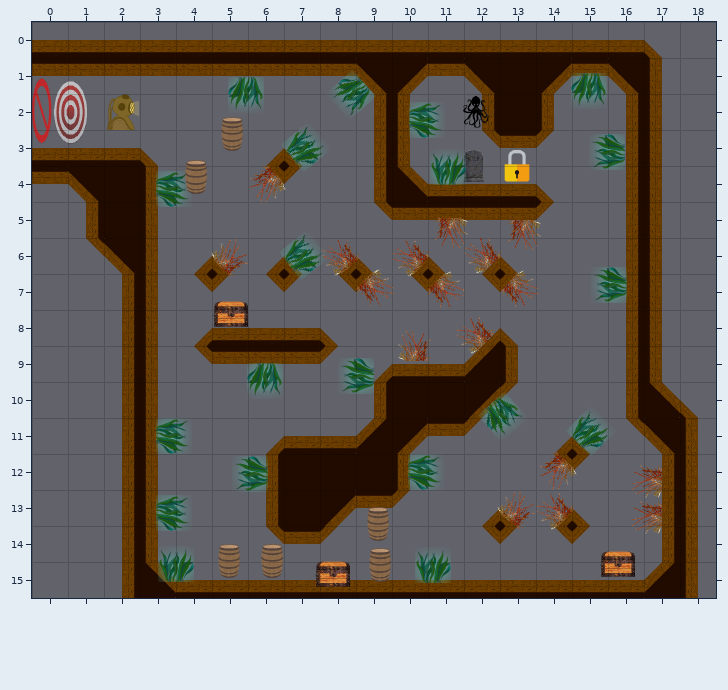
Tiled map (JSON): core/assets/levels/Golden5.json. Above: the version before the commit.
Cells are 100x100 px. Shown: x 0..18, y 0..15.
The result:
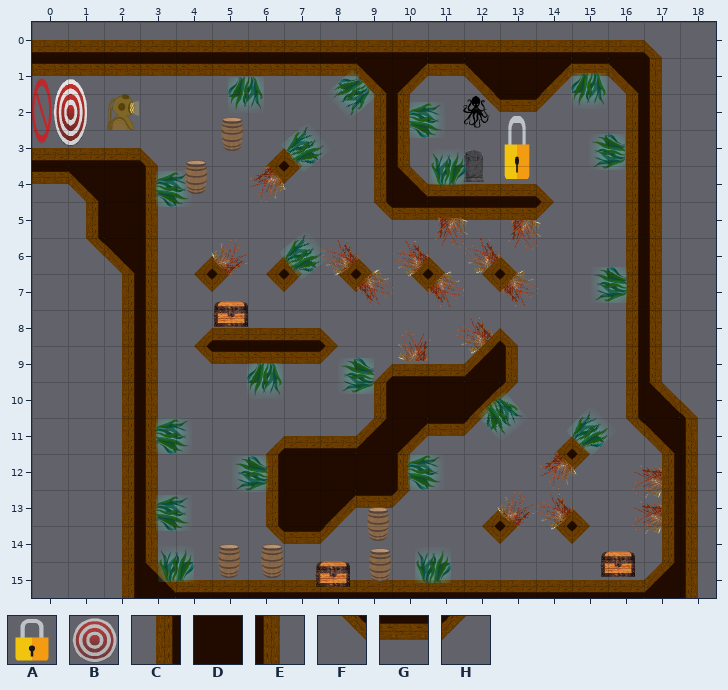
Key: from "old_ship_tileset": A 14, B 15, C 30, D 31, E 32, F 40, G 41, H 42.
_ is an empty cell, . an unchanged one.
Objects are placed by their top-left corner, in cells (3,4 is the top-left corner of cell 3,4); size is 1x1 cell unless given.
From old to new:
--- layer "Tile Layer 1"
@@ x 12..14 @@
- 2 CDE
- 3 FGH
+ 2 FGH
+ 3 ___
--- layer "Background"
-A at 13,3.5
+A at 13,2.5 size 1x2
+B at 0.6,1.5 size 1x2
Boxes around the changes in both pictures, in picture pixels (x1, y1, x2, y2):
added: (53, 79, 87, 147)
changed: (482, 94, 554, 182)
